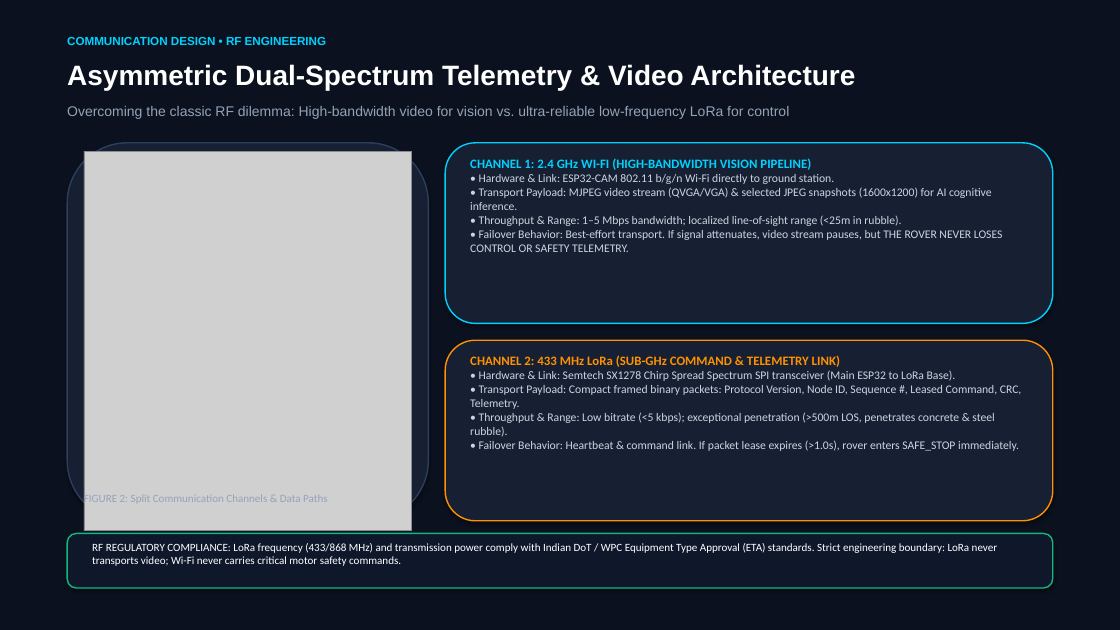
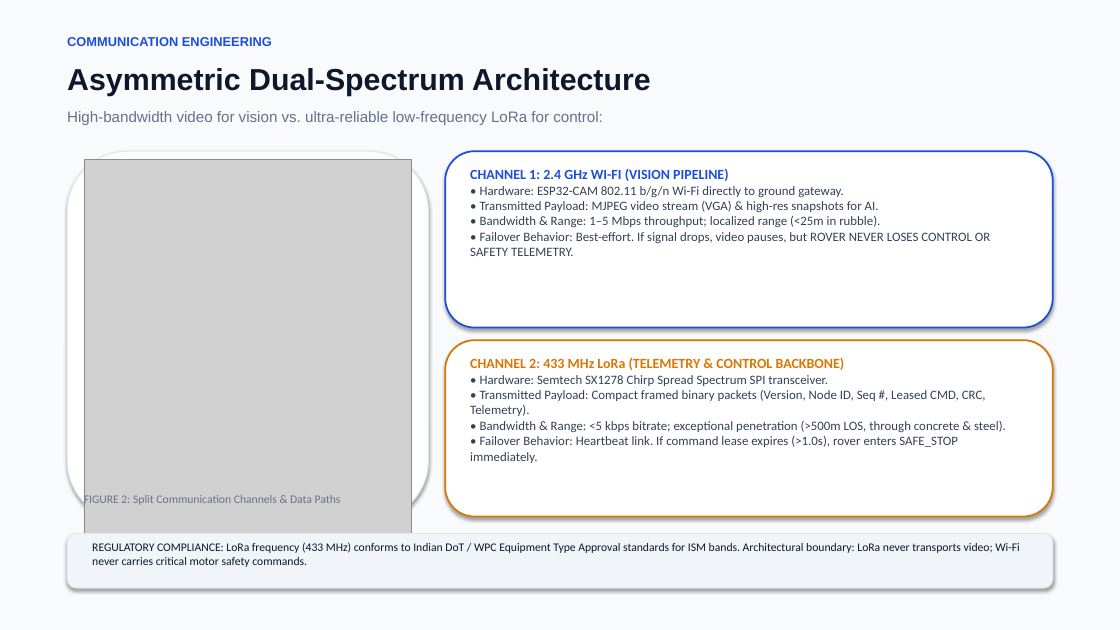
Before and after one commit to nishitapatil7/sangola-ppt, a slide deck: slide 8 of AURA_X_Winning_Hackathon_Pitch_Deck.pptx. Drawn at 1120x630 pixels with LibreOffice and Linux fonts; fonts in the diff are those of the drawing; grey boxes stand for pictures. Boxes give left, top, right and bottom in pixels: in the first picture for what was removed or moved away, otherwise in the second. Text is boxed around its words. In the diff, an @@ line names an element or a change of style, - is before the commit and + after.

Commit message:
Update PPT to high-impact light mode: concise copy, large fonts, team members added, and cost slide removed

```diff
--- a/AURA_X_Winning_Hackathon_Pitch_Deck.pptx
+++ b/AURA_X_Winning_Hackathon_Pitch_Deck.pptx
@@ rectangle at (x1=0, y1=0, x2=1120, y2=630): fill #0B111E to #F8FAFC @@
@@ text at (x1=67, y1=37, x2=272, y2=46): text changed; size 10 to 11 pt; text colour #00D2FF to #1D4ED8 @@
-COMMUNICATION DESIGN • RF ENGINEERING
+COMMUNICATION ENGINEERING
@@ text at (x1=67, y1=68, x2=651, y2=96): text changed; size 24 to 26 pt; text colour #FFFFFF to #0F172A @@
-Asymmetric Dual-Spectrum Telemetry & Video Architecture
+Asymmetric Dual-Spectrum Architecture
@@ text at (x1=67, y1=111, x2=603, y2=125): text changed; size 12 to 13 pt; text colour #94A3B8 to #64748B @@
-Overcoming the classic RF dilemma: High-bandwidth video for vision vs. ultra-reliable low-frequency LoRa for control
+High-bandwidth video for vision vs. ultra-reliable low-frequency LoRa for control:
@@ rounded rectangle resized from (x1=67, y1=143, x2=429, y2=521) to (x1=67, y1=151, x2=429, y2=521) @@
@@ rounded rectangle at (x1=67, y1=151, x2=429, y2=521): fill #162032 to #FFFFFF; outline #2D3E5A 1.2 pt to #E2E8F0 1 pt @@
@@ picture moved from (x1=84, y1=151, x2=412, y2=531) to (x1=84, y1=160, x2=412, y2=539) @@
@@ rounded rectangle moved from (x1=445, y1=143, x2=1053, y2=323) to (x1=445, y1=151, x2=1053, y2=328) @@
@@ rounded rectangle at (x1=445, y1=151, x2=1053, y2=328): fill #162032 to #FFFFFF; outline #00D2FF 1.2 pt to #1D4ED8 1.5 pt @@
@@ text at (x1=470, y1=169, x2=990, y2=256): text changed; size 10 to 11 pt; text colour #CBD5E1 to #334155 @@
-CHANNEL 1: 2.4 GHz WI-FI (HIGH-BANDWIDTH VISION PIPELINE)
-• Hardware & Link: ESP32-CAM 802.11 b/g/n Wi-Fi directly to ground station.
-• Transport Payload: MJPEG video stream (QVGA/VGA) & selected JPEG snapshots (1600x1200) for AI cognitive inference.
-• Throughput & Range: 1–5 Mbps bandwidth; localized line-of-sight range (<25m in rubble).
-• Failover Behavior: Best-effort transport. If signal attenuates, video stream pauses, but THE ROVER NEVER LOSES CONTROL OR SAFETY TELEMETRY.
+CHANNEL 1: 2.4 GHz WI-FI (VISION PIPELINE)
+• Hardware: ESP32-CAM 802.11 b/g/n Wi-Fi directly to ground gateway.
+• Transmitted Payload: MJPEG video stream (VGA) & high-res snapshots for AI.
+• Bandwidth & Range: 1–5 Mbps throughput; localized range (<25m in rubble).
+• Failover Behavior: Best-effort. If signal drops, video pauses, but ROVER NEVER LOSES CONTROL OR SAFETY TELEMETRY.
@@ rounded rectangle resized from (x1=445, y1=340, x2=1053, y2=521) to (x1=445, y1=340, x2=1053, y2=517) @@
@@ rounded rectangle at (x1=445, y1=340, x2=1053, y2=517): fill #162032 to #FFFFFF; outline #FF9100 1.2 pt to #D97706 1.5 pt @@
@@ text at (x1=470, y1=358, x2=1006, y2=463): text changed; size 10 to 11 pt; text colour #CBD5E1 to #334155 @@
-CHANNEL 2: 433 MHz LoRa (SUB-GHz COMMAND & TELEMETRY LINK)
-• Hardware & Link: Semtech SX1278 Chirp Spread Spectrum SPI transceiver (Main ESP32 to LoRa Base).
-• Transport Payload: Compact framed binary packets: Protocol Version, Node ID, Sequence #, Leased Command, CRC, Telemetry.
-• Throughput & Range: Low bitrate (<5 kbps); exceptional penetration (>500m LOS, penetrates concrete & steel rubble).
-• Failover Behavior: Heartbeat & command link. If packet lease expires (>1.0s), rover enters SAFE_STOP immediately.
+CHANNEL 2: 433 MHz LoRa (TELEMETRY & CONTROL BACKBONE)
+• Hardware: Semtech SX1278 Chirp Spread Spectrum SPI transceiver.
+• Transmitted Payload: Compact framed binary packets (Version, Node ID, Seq #, Leased CMD, CRC, Telemetry).
+• Bandwidth & Range: <5 kbps bitrate; exceptional penetration (>500m LOS, through concrete & steel).
+• Failover Behavior: Heartbeat link. If command lease expires (>1.0s), rover enters SAFE_STOP immediately.
@@ text "FIGURE 2: Split Communication Channels ..." at (x1=84, y1=493, x2=341, y2=506): size 9.5 to 10 pt, text colour #94A3B8 to #64748B @@
@@ rounded rectangle at (x1=67, y1=534, x2=1053, y2=588): fill #0F172A to #F1F5F9; outline #10B981 1.2 pt to #E2E8F0 1 pt @@
@@ text at (x1=92, y1=542, x2=1020, y2=567): text changed; size 9.5 to 10 pt; text colour #FFFFFF to #0F172A @@
-RF REGULATORY COMPLIANCE: LoRa frequency (433/868 MHz) and transmission power comply with Indian DoT / WPC Equipment Type Approval (ETA) standards. Strict engineering boundary: LoRa never transports video; Wi-Fi never carries critical motor safety commands.
+REGULATORY COMPLIANCE: LoRa frequency (433 MHz) conforms to Indian DoT / WPC Equipment Type Approval standards for ISM bands. Architectural boundary: LoRa never transports video; Wi-Fi never carries critical motor safety commands.
```
Also in this commit, not shown: 7 other slides changed, 4 slides added, 6 slides removed, 2 other files.
